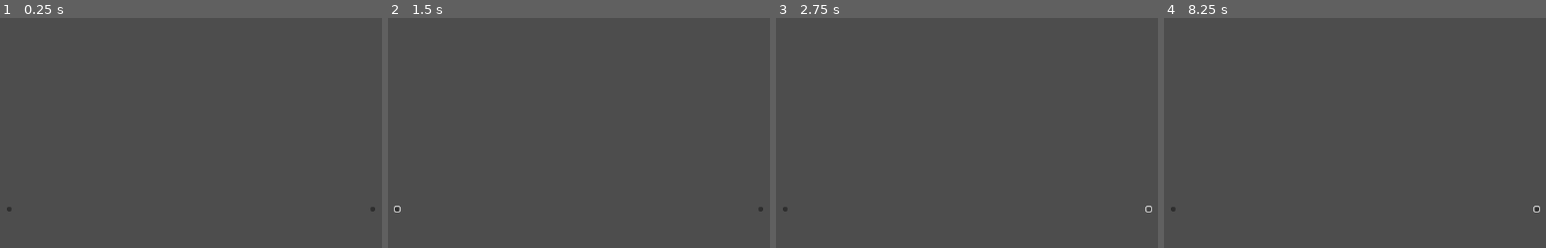
Above: before the commit, frames 1-4 (left to right).
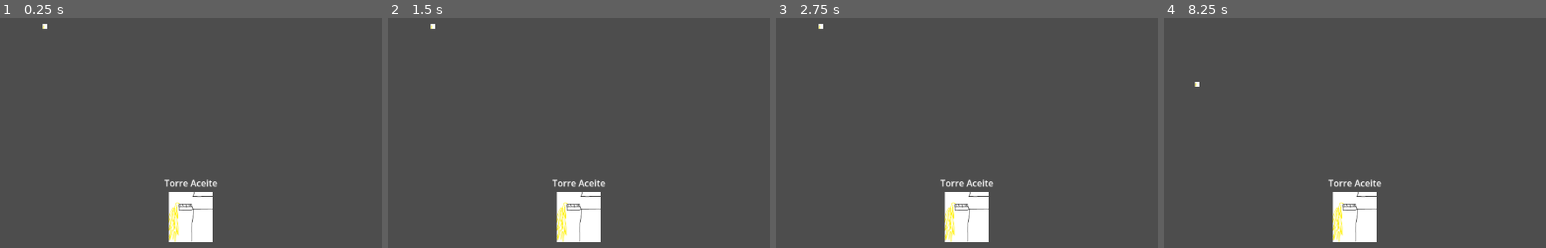
Above: after the commit, the same moments.

Repository: frangcisneros/tower-defense-game
Game: Godot game, scene res://test-scene.tscn
The game is run twice, just before and just after one commit, with the same random seed, the same clock (stepped at 60 frames per second) and the same inputs.
Inputs (mouse positions are in pixels of both pictures, inside the frame that each line leads up to):
- Up to frame 1 (0.25 s): no input
- Up to frame 2 (1.5 s): click (395, 208) at 0.52 s; click (579, 215) at 1.27 s
- Up to frame 3 (2.75 s): click (1150, 208) at 2.02 s
- Up to frame 4 (8.25 s): click (1171, 208) at 2.77 s; click (1355, 215) at 3.52 s; click (1538, 208) at 4.27 s; click (1171, 208) at 5.02 s; click (1355, 215) at 5.77 s; click (1538, 208) at 6.52 s; tap Enter at 7.25 s; move the mouse to (1209, 27) at 7.27 s; press the mouse at (1209, 27) at 7.28 s; tap Space at 8 s; move the mouse to (1198, 84) at 8.02 s; release the mouse at (1198, 84) at 8.03 s; click (1198, 84) at 8.1 s

The runs differ from the first frame. In frame 1, 2.8% of the frame differs, in the area x 1-99%, y 2-98%; in frame 2, 2.9%; in frame 3, 2.8%; in frame 4, 2.9%.

Commit message:
los botones funcionan mas parecido a lo que quiero, tengo que arreglar el problema del hardcodeo

Diff:
--- a/test_scene.gd
+++ b/test_scene.gd
@@ -3,7 +3,9 @@
 @onready var basicEnemy = preload("res://basic-enemy/basic-enemy.tscn")
 @onready var lvlPath = $"lvl-1-path"
 @onready var timerBasicEnemy : Timer = $Timer
-@export var avaiableTowers = ["torre-aceite","torre-granaderos"]
+# cambiarlo posiblemente por un diccionario, para obtener las torres por identificadores unicos
+# una funcion global donde en cada nivel yo pueda poner rapidamente las torres que quiero disponibles
+@export var avaiableTowers = ["res://torre-aceite/"]
 
 func _on_timer_timeout() -> void:
 	var tempBasicEnemy = basicEnemy.instantiate()
--- a/torre-aceite/torre_aceite.tscn
+++ b/torre-aceite/torre_aceite.tscn
@@ -1,6 +1,7 @@
-[gd_scene load_steps=5 format=3 uid="uid://ctna60u6s6y4c"]
+[gd_scene load_steps=6 format=3 uid="uid://ctna60u6s6y4c"]
 
 [ext_resource type="Script" path="res://torre-aceite/torre-aceite.gd" id="1_fslmn"]
+[ext_resource type="Texture2D" uid="uid://cp7y8g6gseikg" path="res://torre-aceite/sprite.png" id="2_x861r"]
 
 [sub_resource type="CircleShape2D" id="CircleShape2D_5btkn"]
 radius = 15.0
@@ -12,6 +13,11 @@
 
 [node name="torre-aceite" type="Node2D"]
 script = ExtResource("1_fslmn")
+
+[node name="Sprite2D" type="Sprite2D" parent="."]
+position = Vector2(4.76837e-07, 0)
+scale = Vector2(0.0986328, 0.0986328)
+texture = ExtResource("2_x861r")
 
 [node name="body" type="Area2D" parent="."]
 
--- a/ui/buttons/tower-button.tscn
+++ b/ui/buttons/tower-button.tscn
@@ -1,11 +1,22 @@
-[gd_scene load_steps=2 format=3 uid="uid://osmbt0oqmfyd"]
+[gd_scene format=3 uid="uid://osmbt0oqmfyd"]
 
-[ext_resource type="Script" path="res://ui/buttons/tower_button.gd" id="1_67oi0"]
+[node name="tower-button" type="VBoxContainer"]
+offset_top = 520.0
+offset_right = 1280.0
+offset_bottom = 720.0
+size_flags_horizontal = 3
+size_flags_vertical = 6
 
-[node name="tower-button" type="Button"]
-offset_right = 64.0
-offset_bottom = 31.0
-scale = Vector2(0.996581, 1)
-size_flags_horizontal = 6
+[node name="RichTextLabel" type="RichTextLabel" parent="."]
+custom_minimum_size = Vector2(100, 20)
+layout_mode = 2
+size_flags_horizontal = 4
 size_flags_vertical = 6
-script = ExtResource("1_67oi0")
+bbcode_enabled = true
+fit_content = true
+autowrap_mode = 0
+
+[node name="TextureButton" type="TextureButton" parent="."]
+layout_mode = 2
+size_flags_horizontal = 4
+size_flags_vertical = 6
--- a/ui/buttons/tower_button.gd
+++ /dev/null
@@ -1,9 +0,0 @@
-extends Button
-
-@onready var avaiableButtons = get_parent().get_parent().avaiableButtons
-
-func _ready() -> void:
-	pass
-
-func _process(delta: float) -> void:
-	pass
--- a/ui/lvl_ui.gd
+++ b/ui/lvl_ui.gd
@@ -2,6 +2,7 @@
 
 @onready var lvlScene : Node2D = self.get_parent()
 @onready var towerButton = preload("res://ui/buttons/tower-button.tscn")
+
 @onready var hTowerContainer = $"h-tower-container"
 var avaiableTowers : Array
 @export var avaiableButtons: Dictionary = {}
@@ -13,8 +14,15 @@
 	# voy a configurar para que cada boton obtenga a que torre corresponda pero dentro del objeto boton
 	# no pude hacer una funcion no se muy bien por que, por ahora lo dejo asi
 	for tower in avaiableTowers:
-		var tempTower = towerButton.instantiate()
-		hTowerContainer.add_child(tempTower)
+		var tempButton = towerButton.instantiate()
+		tempButton.get_child(0).text = "[center]%s[/center]" % "Torre Aceite"
+		var texture = load("res://torre-aceite/sprite.png")
+		var texturePressed = load("res://torre-aceite/sprite-pressed.png")
+		tempButton.get_child(1).set_texture_normal(texture)
+		tempButton.get_child(1).set_texture_pressed(texturePressed)
+
+
+		hTowerContainer.add_child(tempButton)
 		avaiableButtons[hTowerContainer.get_child(count)] = avaiableTowers[count]
 		count += 1
 
Binary file added: torre-aceite/sprite-pressed.png
Not shown, added: torre-aceite/sprite-pressed.png.import
Binary file added: torre-aceite/sprite.png
Not shown, added: torre-aceite/sprite.png.import
